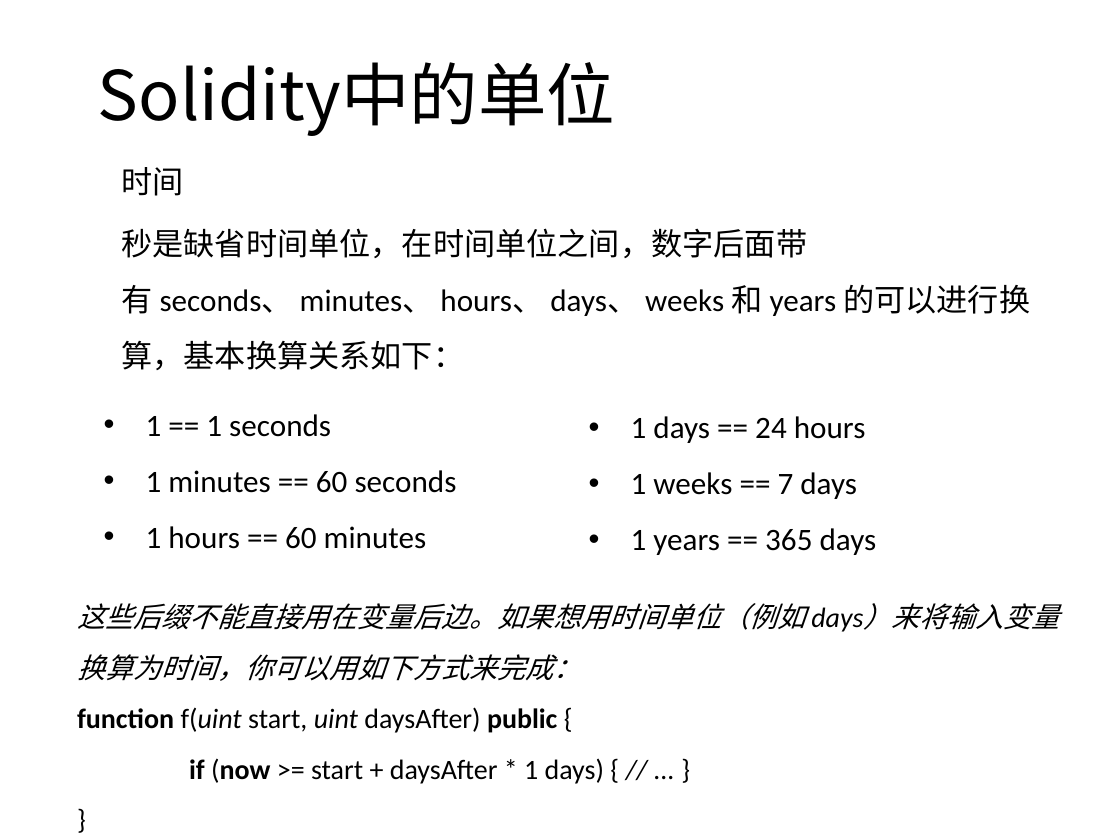
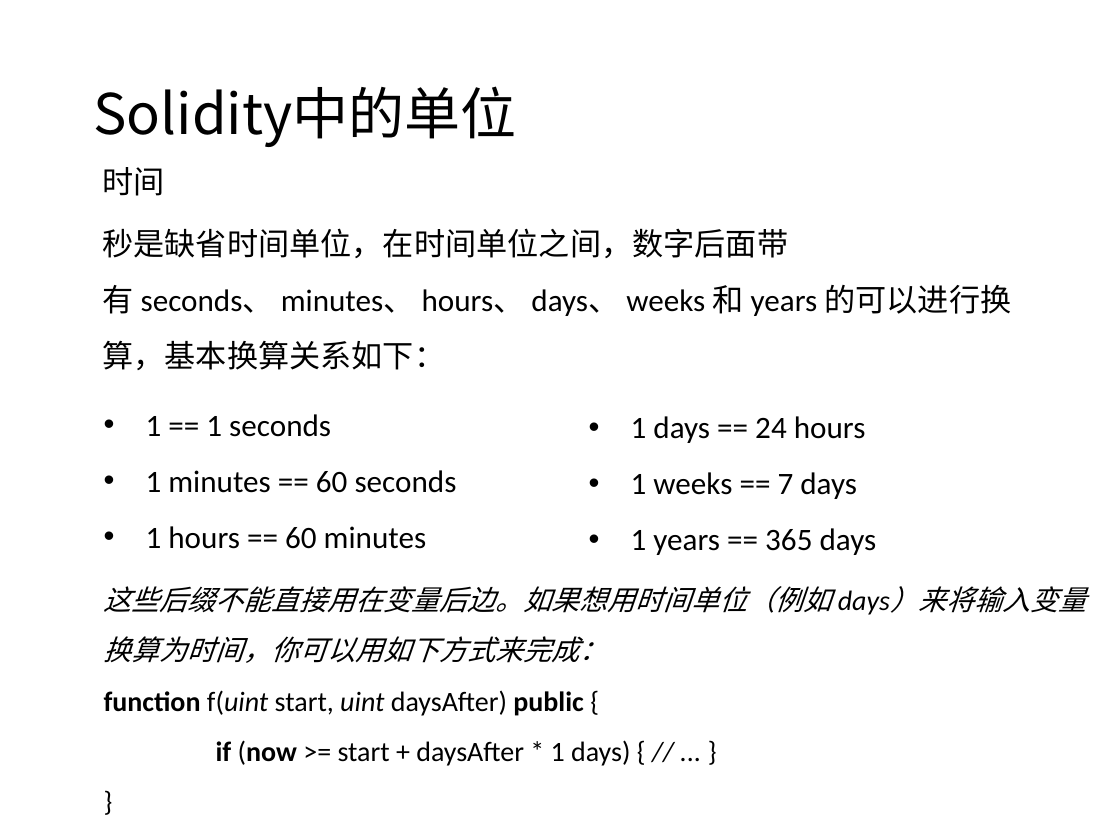
Before and after one commit to confucianzuoyuan/blockchain-tutorial, a slide deck: slide 35 of 以太坊教程/课件/5_2_solidity深入讲解.pptx. Drawn at 1120x840 pixels with LibreOffice and Linux fonts; fonts in the diff are those of the drawing; background and template pictures are left out. Boxes give left, top, right and bottom in pixels: in the first picture for what was removed or moved away, otherwise in the second. Text is boxed around its words. In the diff, an @@ line names an element or a change of style, - is before the commit and + after.

```diff
--- a/以太坊教程/课件/5_2_solidity深入讲解.pptx
+++ b/以太坊教程/课件/5_2_solidity深入讲解.pptx
@@ title "Solidity中的单位": place and size @@
-title "Solidity中的单位" at (98,62,615,136)
+title "Solidity中的单位" at (94,86,517,147)
@@ title "Solidity中的单位" at (94,86,517,147): size 44 to 36 pt @@
@@ text "时间": place and size @@
-text "时间" at (121,167,1030,370)
+text "时间" at (102,167,1011,370)
@@ text "这些后缀不能直接用在变量后边。如果想用时间单位（例如 days）来将输入变量换算为时间，你可以用如下方式来完成：": place and size @@
-text "这些后缀不能直接用在变量后边。如果想用时间单位（例如 days）来将输入变量换算为时间，你可以用如下方式来完成：" at (77,603,1060,784)
+text "这些后缀不能直接用在变量后边。如果想用时间单位（例如 days）来将输入变量换算为时间，你可以用如下方式来完成：" at (104,586,1086,766)
```
Also in this commit, not shown: 33 other slides changed, 34 other files.
